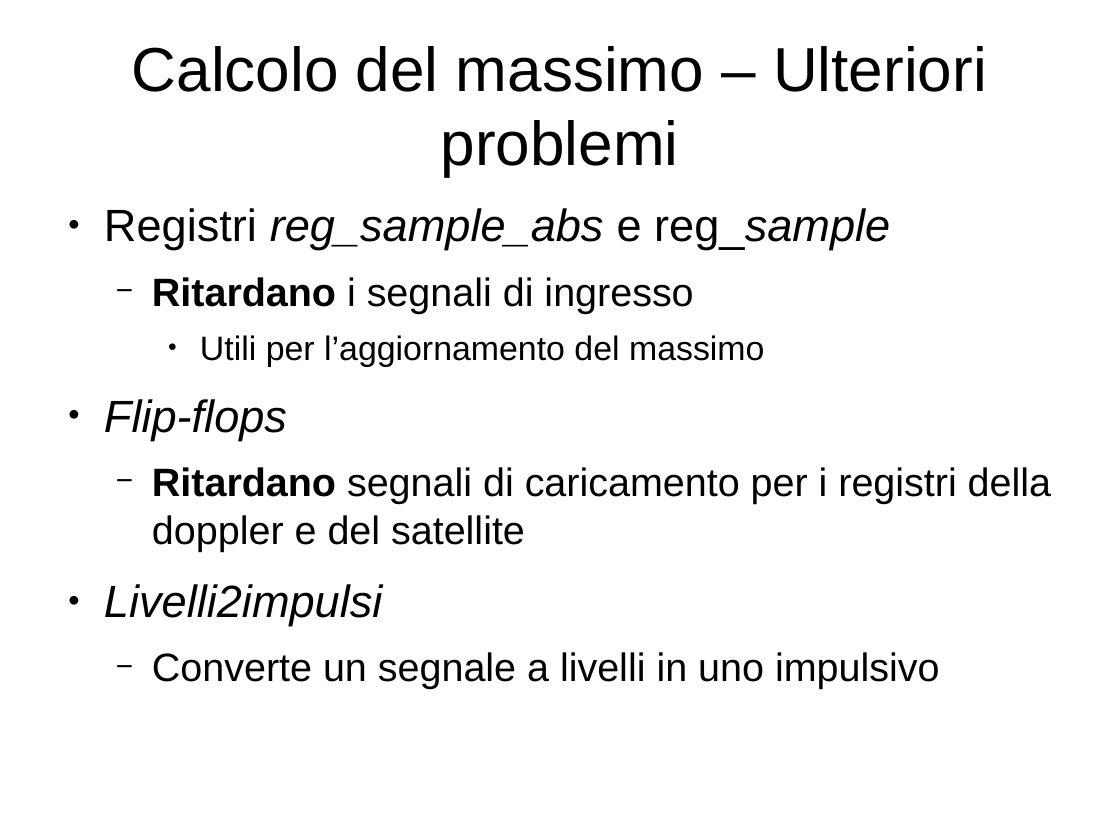
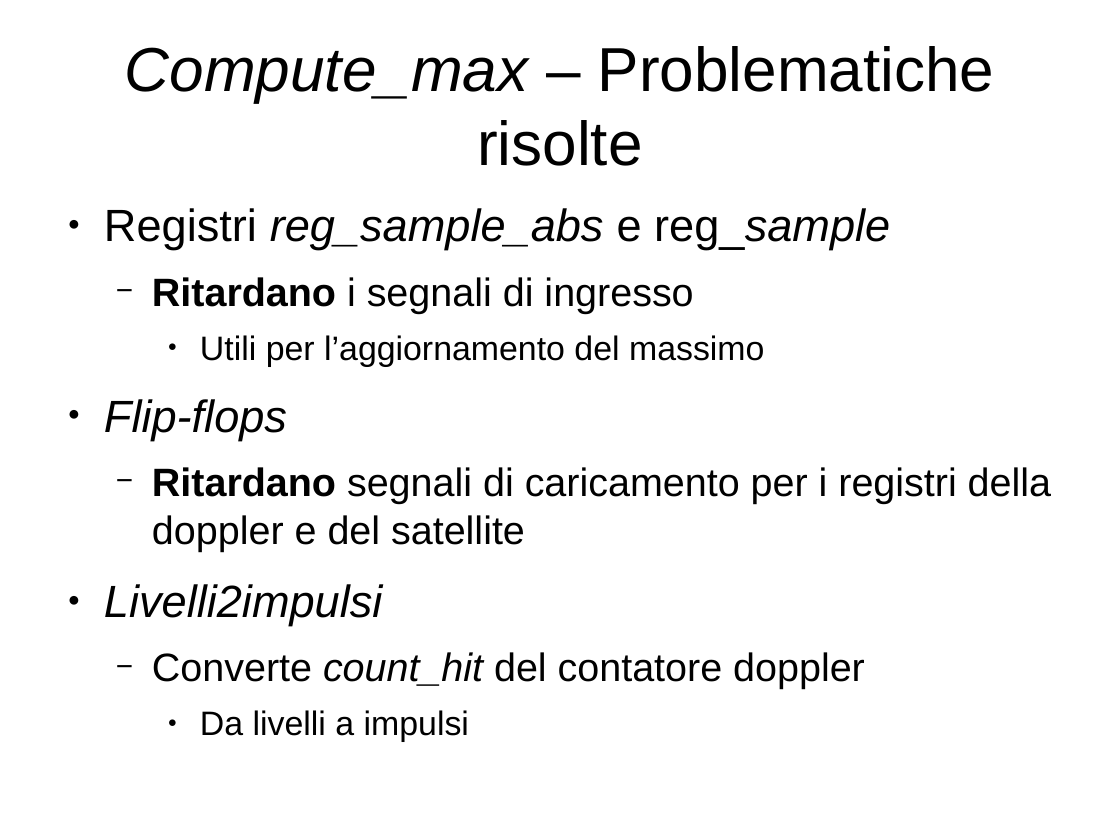
Before and after one commit to artic92/sistemi-embedded-task2, a slide deck: slide 15 of doc/presentazione.odp (slide 10 before the commit). Drawn at 1120x840 pixels with LibreOffice and Linux fonts; fonts in the diff are those of the drawing. Boxes give left, top, right and bottom in pixels: in the first picture for what was removed or moved away, otherwise in the second. Text is boxed around its words. In the diff, an @@ line names an element or a change of style, - is before the commit and + after.

```diff
--- a/doc/presentazione.odp
+++ b/doc/presentazione.odp
@@ title at bbox=[125, 46, 995, 166]: text changed @@
-Calcolo del massimo – Ulteriori problemi
+Compute_max – Problematiche risolte
@@ text at bbox=[152, 652, 865, 689]: text changed @@
-  − Converte un segnale a livelli in uno impulsivo
+  − Converte count_hit del contatore doppler
+    ● Da livelli a impulsi
```
Also in this commit, not shown: 7 other slides changed, 7 slides added, 1 slide removed, 4 other files.
